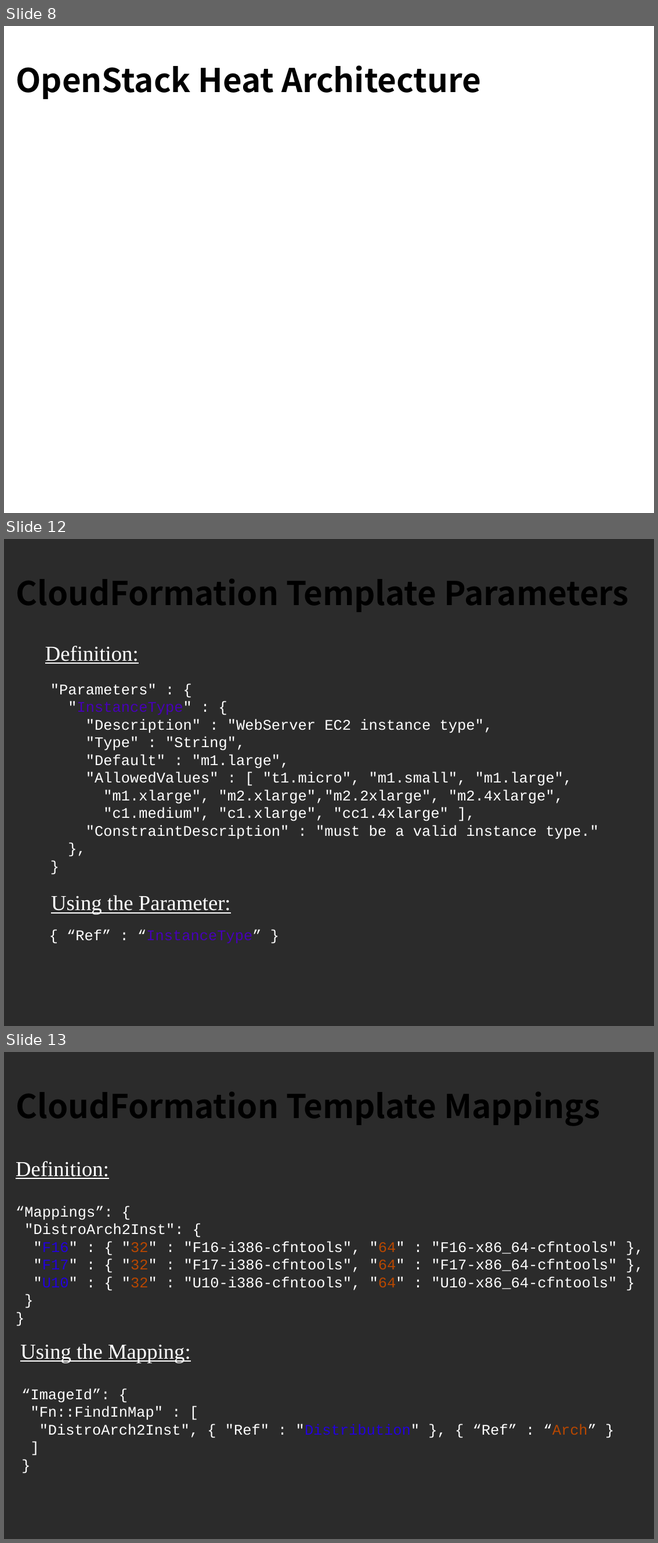
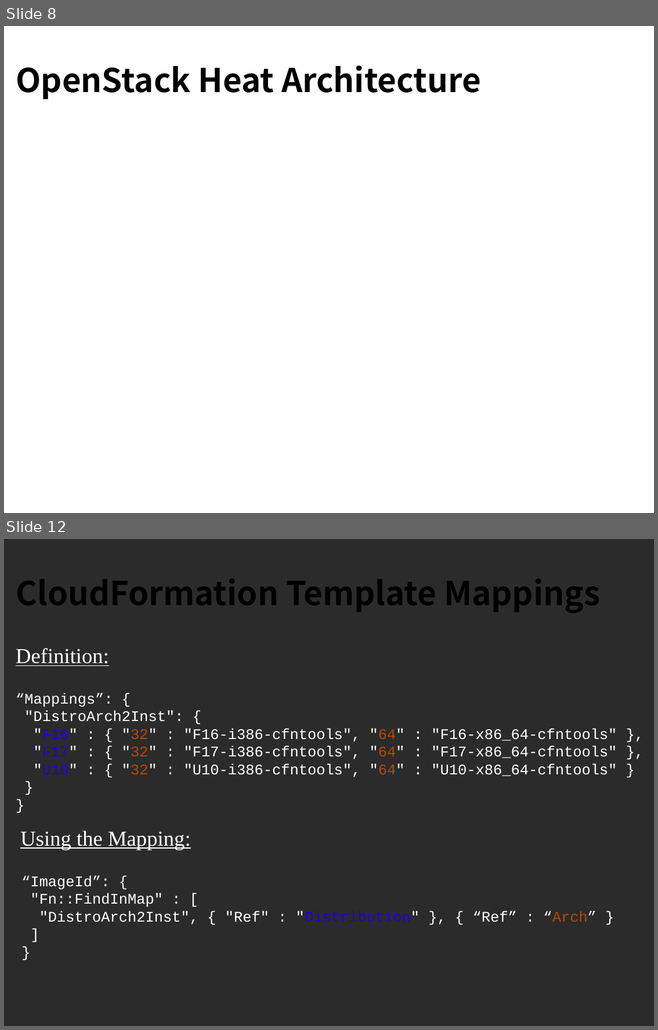
Before and after one commit to sdake/slides, a slide deck: sdake-cloudopen-heat-2013-09/heat-cloudopen-final.odp. Shown one above the other, each under a label of ours: slides 8, 12 and 13 before the commit, slides 8 and 12 after it; the slides between them are not shown. The pictures are 658x1543 and 658x1030 pixels, drawn with LibreOffice and Linux fonts; fonts in the diff are those of the drawing; background and template pictures are left out; a plain dark background stands for a picture behind light text. Boxes give left, top, right and bottom in pixels: in the first picture for what was removed or moved away, otherwise in the second. Text is boxed around its words. In the diff, an @@ line names an element or a change of style, - is before the commit and + after.

```diff
--- a/sdake-cloudopen-heat-2013-09/heat-cloudopen-final.odp
+++ b/sdake-cloudopen-heat-2013-09/heat-cloudopen-final.odp
@@ slide 12 removed at [4, 539, 654, 1026], background picture (left out) @@
@@ title removed at [16, 579, 629, 612] @@
-CloudFormation Template Parameters
@@ text removed at [45, 646, 139, 664] @@
-Definition:
@@ text removed at [50, 683, 598, 839] @@
-"Parameters" : {
-"InstanceType" : {
-"Description" : "WebServer EC2 instance type",
-"Type" : "String",
-"Default" : "m1.large",
-"AllowedValues" : [ "t1.micro", "m1.small", "m1.large",
-"m1.xlarge", "m2.xlarge","m2.2xlarge", "m2.4xlarge",
-"c1.medium", "c1.xlarge", "cc1.4xlarge" ],
-"ConstraintDescription" : "must be a valid instance type."
-},
-}
@@ text removed at [51, 895, 231, 915] @@
-Using the Parameter:
@@ text removed at [67, 930, 261, 943] @@
-{ “Ref” : “InstanceType” }
@@ what was slide 13 is now slide 12 @@
```
Also in this commit, not shown: 3 slides changed, 6 slides added, 6 other slides removed.
